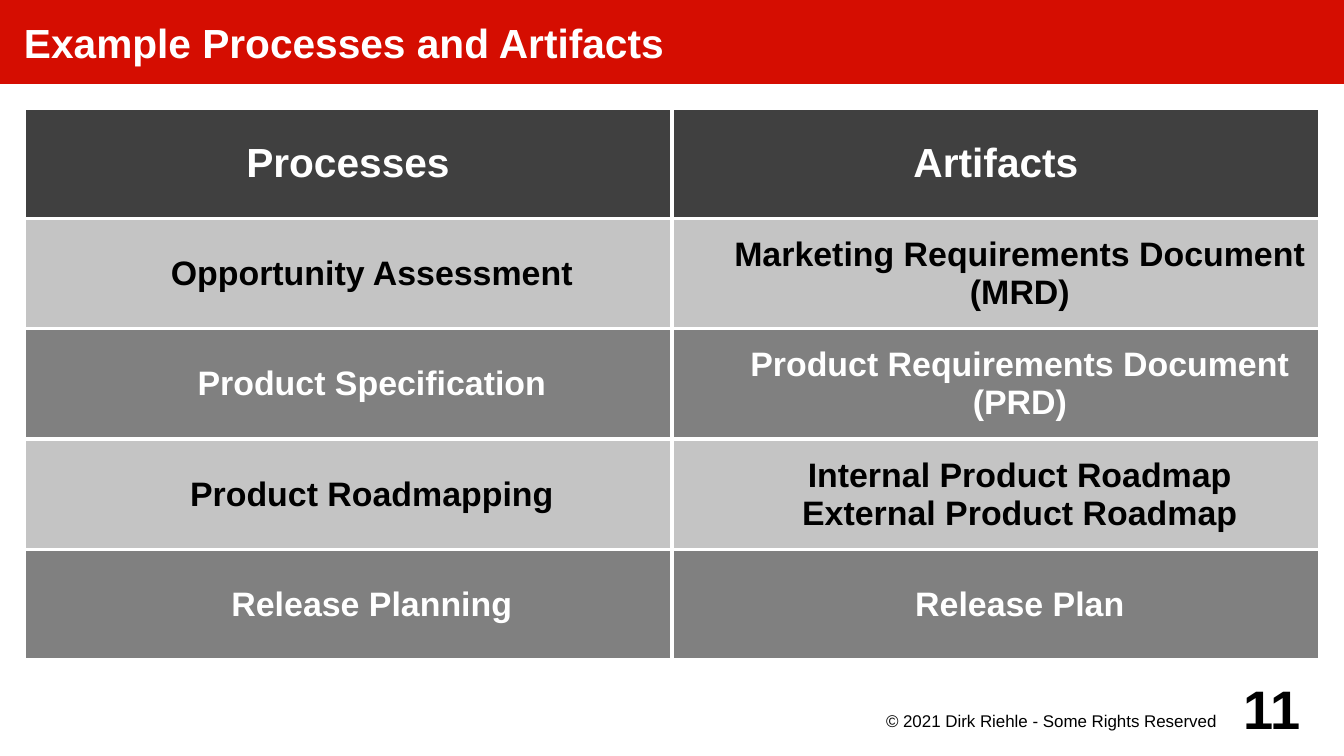
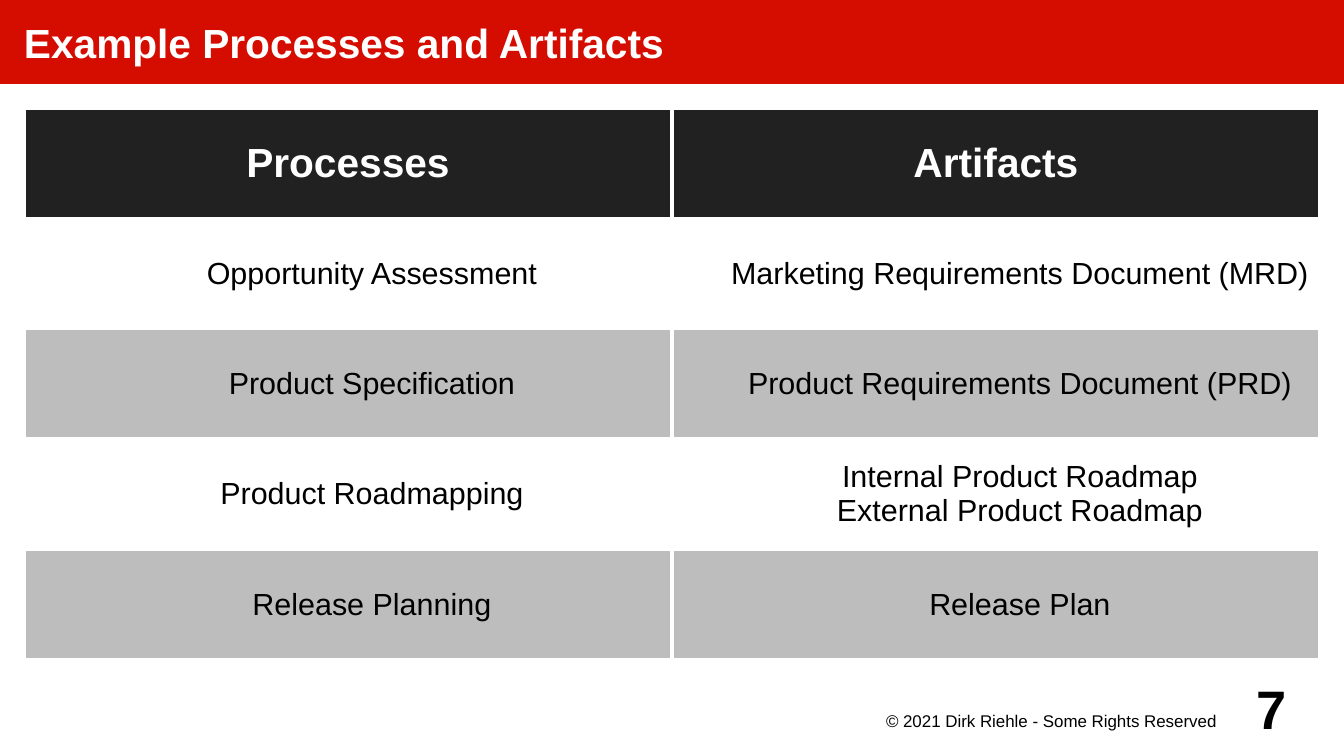
Before and after one commit to dirkriehle/amos-course, a slide deck: slide 7 of Lecture slides/AMOS C01 - Software Processes.odp (slide 11 before the commit). Drawn at 1344x756 pixels with LibreOffice and Linux fonts; fonts in the diff are those of the drawing. Boxes give left, top, right and bottom in pixels: in the first picture for what was removed or moved away, otherwise in the second. Text is boxed around its words. In the diff, an @@ line names an element or a change of style, - is before the commit and + after.

```diff
--- a/Lecture slides/AMOS C01 - Software Processes.odp
+++ b/Lecture slides/AMOS C01 - Software Processes.odp
@@ table at [24, 109, 1321, 661] @@
@@ fill #404040 to #212121 in row 1 @@
@@ fill #C4C4C4 to #FFFFFF in 4 cells @@
@@ fill #808080 to #BDBDBD in 4 cells @@
@@ size 20 to 18 pt, bold off @@
@@ text colour #FFFFFF to #000000 in "Product Specification", "Product Requirements Document (PRD)", "Release Planning", "Release Plan" @@
@@ page number at [1257, 691, 1287, 729]: text changed @@
-11
+7
```
Also in this commit, not shown: 11 other slides changed, 20 slides added, 7 slides removed, 18 other files.
